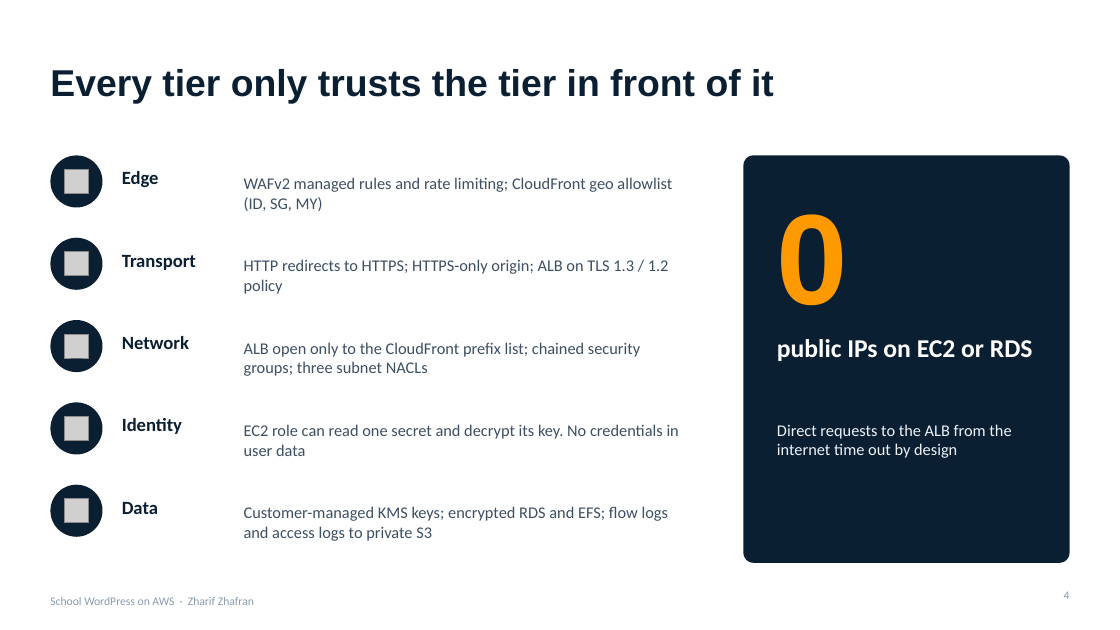
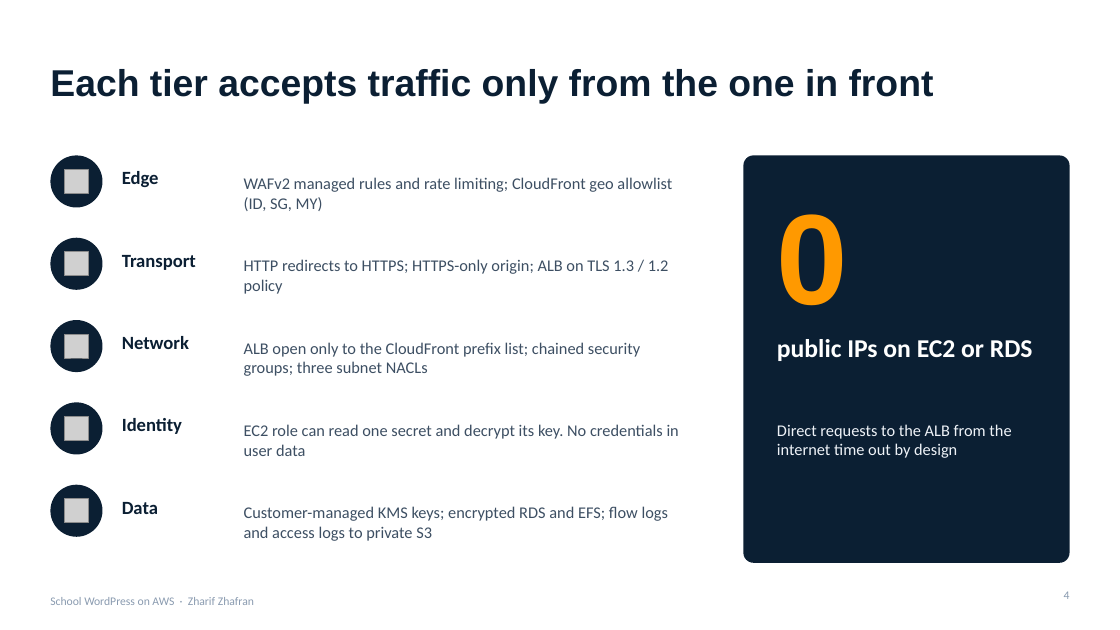
Before and after one commit to HagemaruThetha/WPApplication, a slide deck: slide 4 of presentation/School_WordPress_on_AWS.pptx. Drawn at 1120x630 pixels with LibreOffice and Linux fonts; fonts in the diff are those of the drawing; grey boxes stand for pictures. Boxes give left, top, right and bottom in pixels: in the first picture for what was removed or moved away, otherwise in the second. Text is boxed around its words. In the diff, an @@ line names an element or a change of style, - is before the commit and + after.

```diff
--- a/presentation/School_WordPress_on_AWS.pptx
+++ b/presentation/School_WordPress_on_AWS.pptx
@@ title at [50, 69, 934, 104]: text changed @@
-Every tier only trusts the tier in front of it
+Each tier accepts traffic only from the one in front
```
Also in this commit, not shown: 6 other slides changed, 4 other files.
